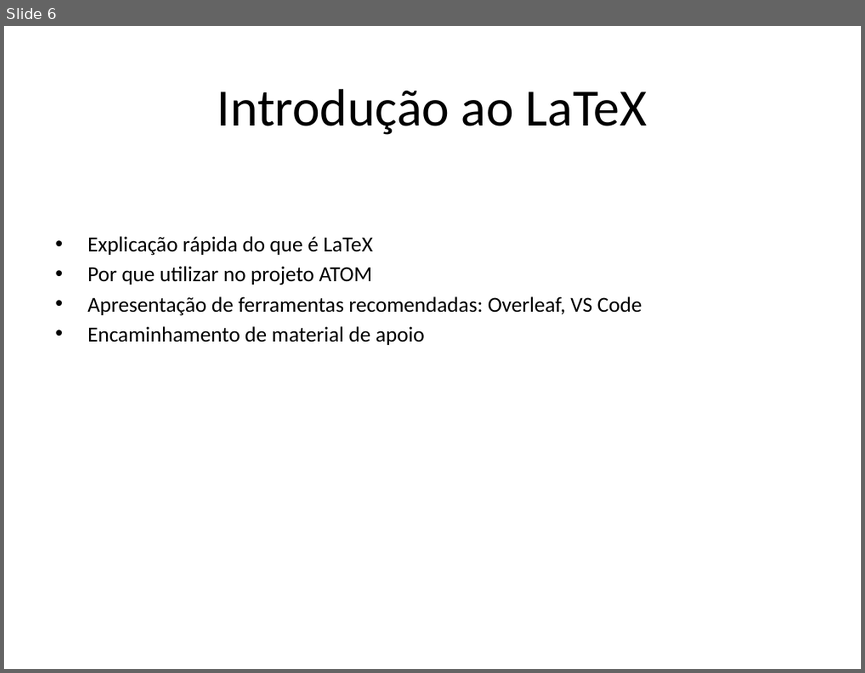
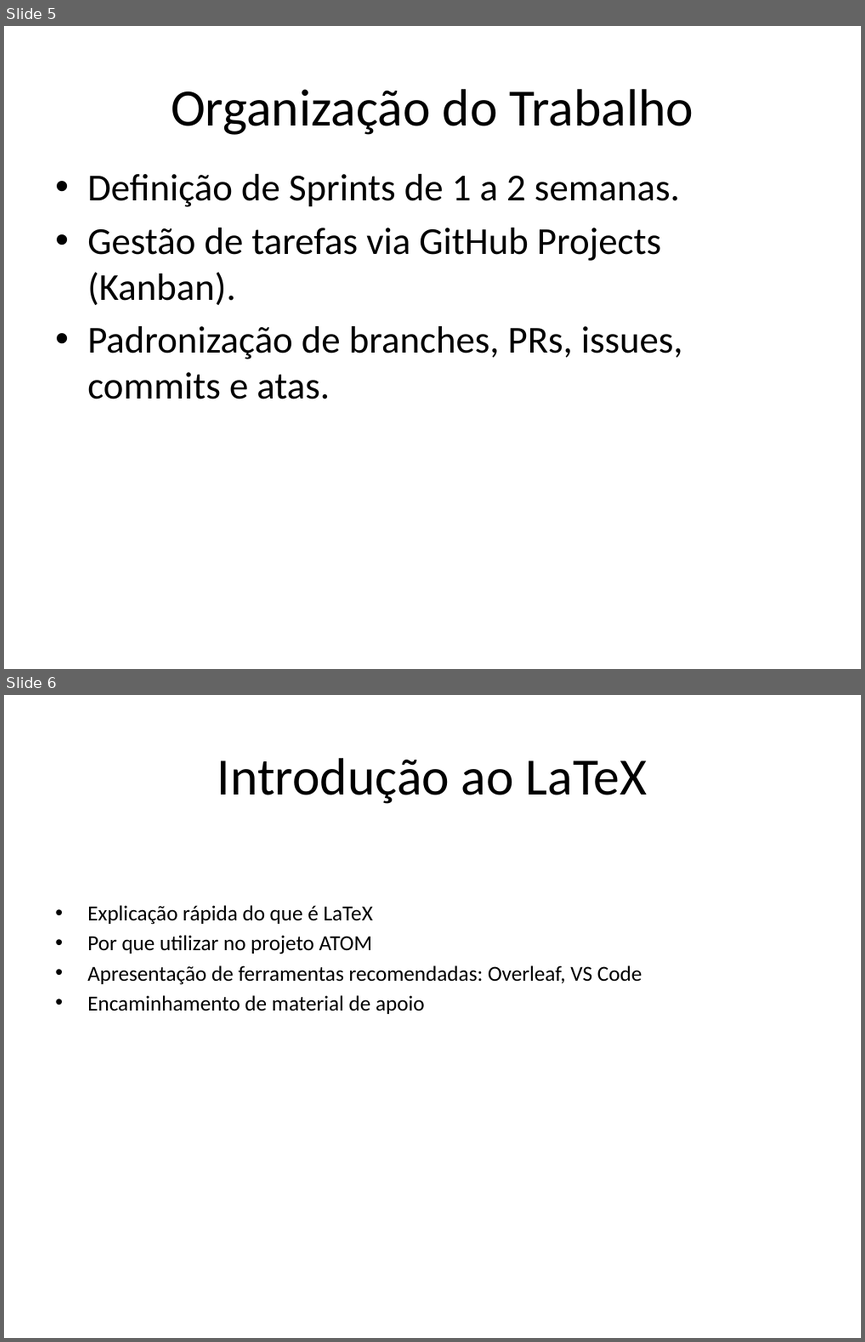
Before and after one commit to ATOM-Arm/docs, a slide deck: meetings/6th_Weekly copy/Roteiro_Reuniao_Projeto_ATOM_Agil.pptx. Shown one above the other, each under a label of ours: slide 6 before the commit, slides 5 and 6 after it. The pictures are 865x673 and 865x1342 pixels, drawn with LibreOffice and Linux fonts; fonts in the diff are those of the drawing. Boxes give left, top, right and bottom in pixels: in the first picture for what was removed or moved away, otherwise in the second. Text is boxed around its words. In the diff, an @@ line names an element or a change of style, - is before the commit and + after.

```diff
--- a/meetings/6th_Weekly copy/Roteiro_Reuniao_Projeto_ATOM_Agil.pptx
+++ b/meetings/6th_Weekly copy/Roteiro_Reuniao_Projeto_ATOM_Agil.pptx
@@ slide 5 added at [4, 26, 861, 669], background #FFFFFF @@
@@ title added at [171, 89, 693, 135], 44 pt, text #000000 @@
+Organização do Trabalho
@@ text added at [87, 174, 683, 399], 32 pt, text #000000 @@
+• Definição de Sprints de 1 a 2 semanas.
+• Gestão de tarefas via GitHub Projects (Kanban).
+• Padronização de branches, PRs, issues, commits e atas.
```
Also in this commit, not shown: 3 slides changed, 3 other slides added, 4 slides removed.
